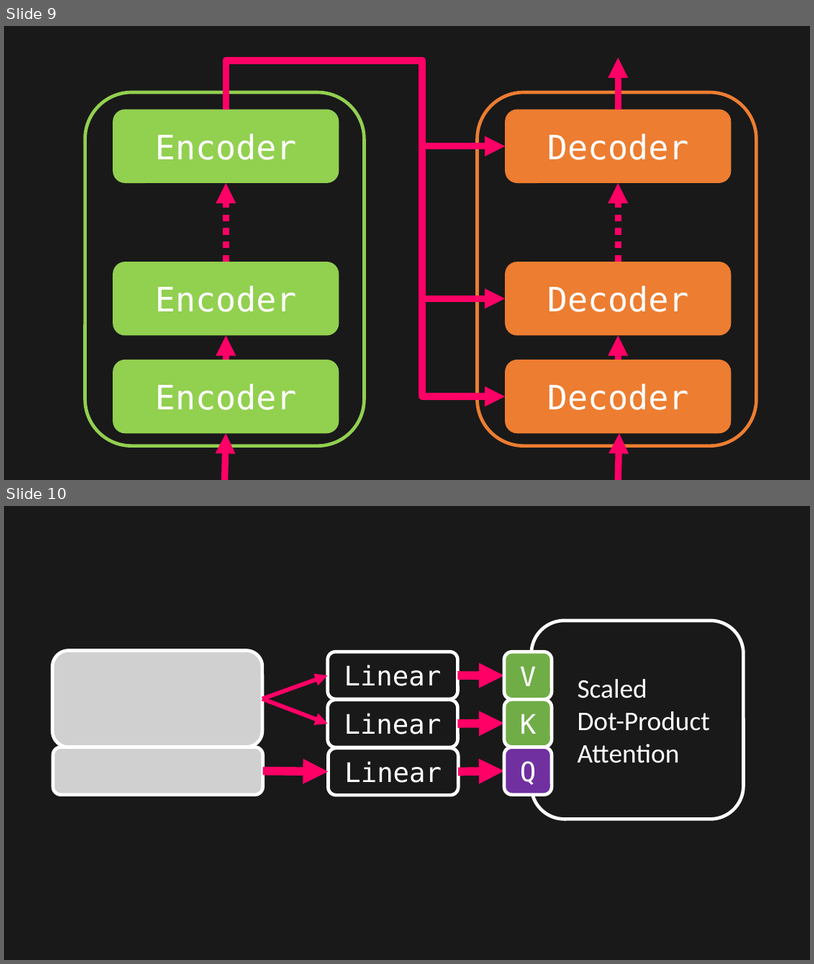
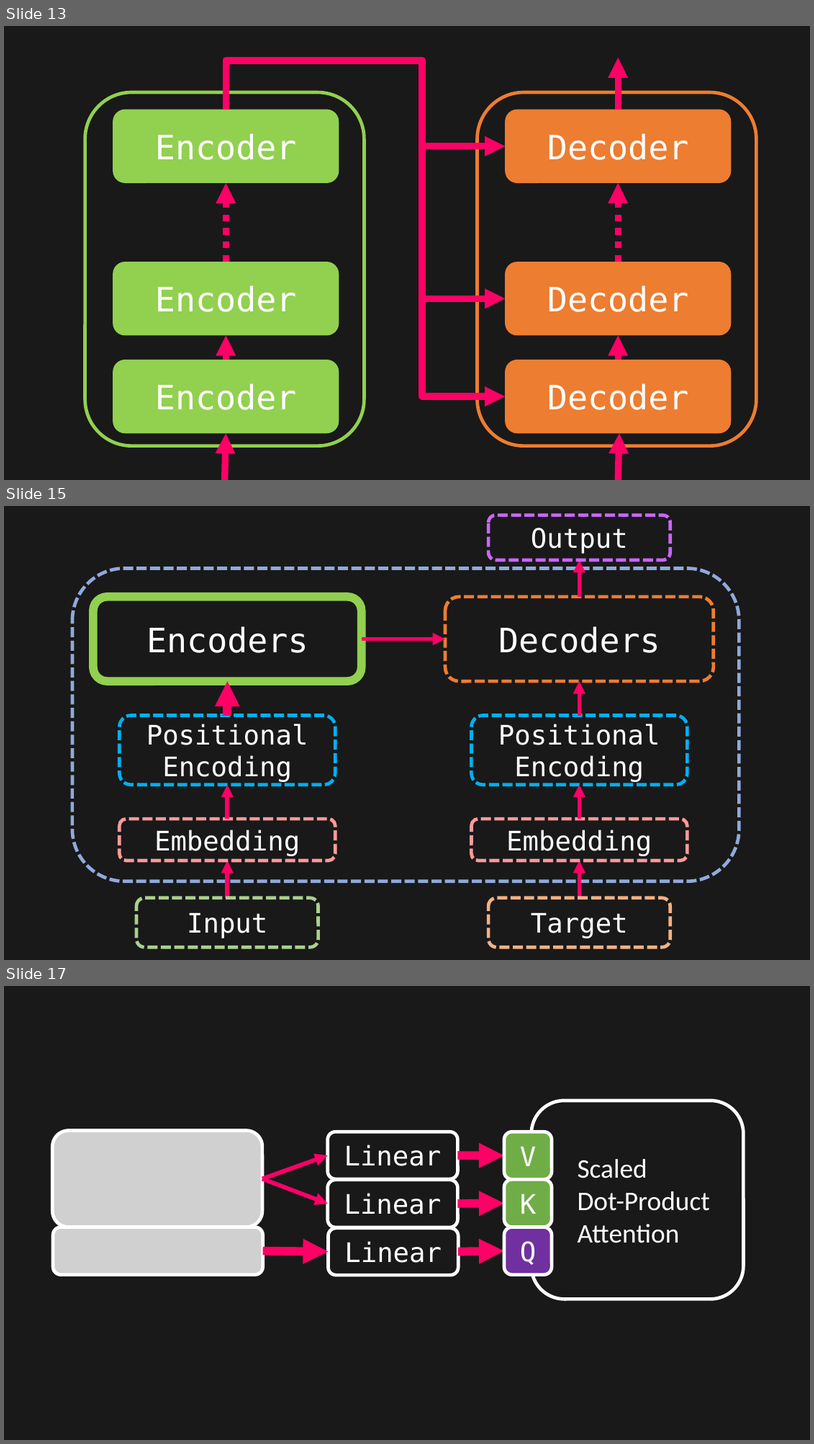
Before and after one commit to toonnyy8/PPT, a slide deck: Attention-is-all-you-need/image.pptx. Shown one above the other, each under a label of ours: slides 9 and 10 before the commit, slides 13, 15 and 17 after it; the slides between them are not shown. The pictures are 814x964 and 814x1444 pixels, drawn with LibreOffice and Linux fonts; fonts in the diff are those of the drawing; grey boxes stand for pictures. Boxes give left, top, right and bottom in pixels: in the first picture for what was removed or moved away, otherwise in the second. Text is boxed around its words. In the diff, an @@ line names an element or a change of style, - is before the commit and + after.

```diff
--- a/Attention-is-all-you-need/image.pptx
+++ b/Attention-is-all-you-need/image.pptx
@@ slide 15 added at [4, 506, 810, 960], background #191919 @@
@@ rounded rectangle added at [489, 515, 671, 560], outline #CC66FF 4 pt dashed, 32 pt, text #FFFFFF @@
+Output
@@ rounded rectangle added at [72, 569, 740, 881], outline #8FAADC 4 pt dashed @@
@@ arrow added from (580, 597) to (580, 560), #FF0066 5 pt @@
@@ rounded rectangle added at [93, 597, 362, 682], outline #92D050 10 pt, 40 pt, text #FFFFFF @@
+Encoders
@@ rounded rectangle added at [445, 597, 714, 682], outline #ED7D31 4 pt dashed, 40 pt, text #FFFFFF @@
+Decoders
@@ arrow added from (362, 639) to (445, 639), #FF0066 5 pt @@
@@ arrow added from (227, 716) to (227, 682), #FF0066 10 pt @@
@@ arrow added from (580, 716) to (580, 682), #FF0066 5 pt @@
@@ rounded rectangle added at [119, 716, 335, 785], outline #00B0F0 4 pt dashed, 32 pt, text #FFFFFF @@
+Positional Encoding
@@ rounded rectangle added at [471, 716, 687, 785], outline #00B0F0 4 pt dashed, 32 pt, text #FFFFFF @@
+Positional Encoding
@@ arrow added from (227, 818) to (227, 784), #FF0066 5 pt @@
@@ arrow added from (580, 818) to (580, 784), #FF0066 5 pt @@
@@ rounded rectangle added at [119, 818, 335, 860], outline #FF9999 4 pt dashed, 32 pt, text #FFFFFF @@
+Embedding
@@ rounded rectangle added at [471, 818, 687, 860], outline #FF9999 4 pt dashed, 32 pt, text #FFFFFF @@
+Embedding
@@ arrow added from (227, 898) to (227, 860), #FF0066 5 pt @@
@@ arrow added from (580, 898) to (580, 860), #FF0066 5 pt @@
@@ rounded rectangle added at [136, 898, 319, 947], outline #A9D18E 4 pt dashed, 32 pt, text #FFFFFF @@
+Input
@@ rounded rectangle added at [489, 898, 671, 947], outline #F4B183 4 pt dashed, 32 pt, text #FFFFFF @@
+Target
@@ what was slide 9 is now slide 13 @@
@@ what was slide 10 is now slide 17 @@
```
Also in this commit, not shown: 1 slide changed, 7 other slides added, 1 slide removed, 3 other files.
